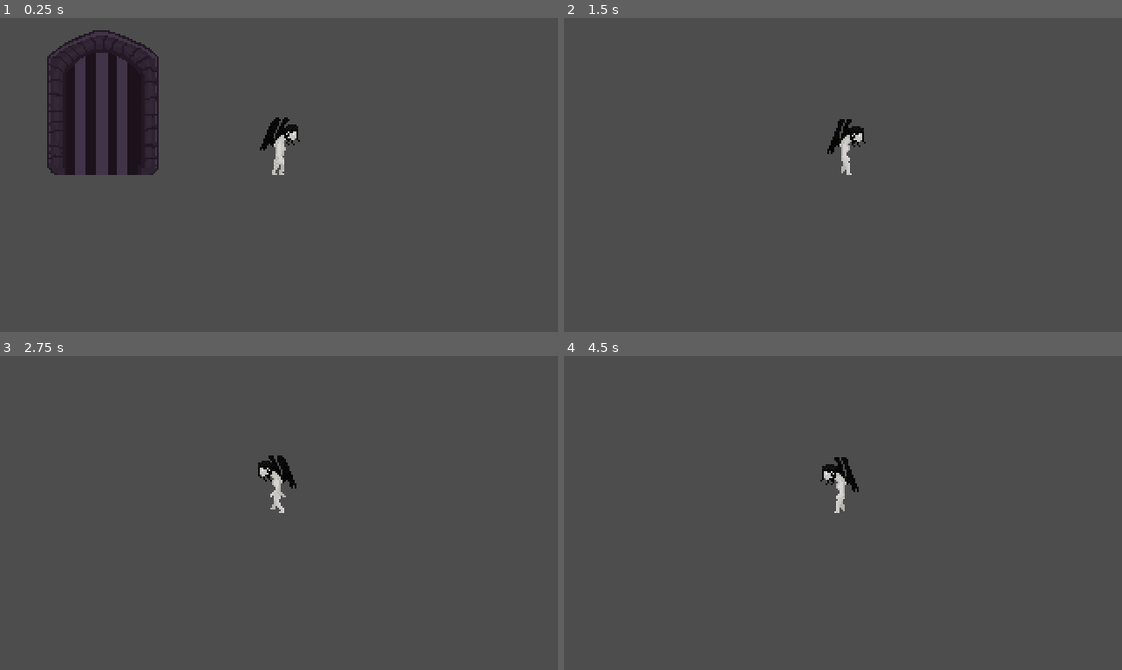
Above: before the commit, frames 1-4 (two rows, left to right).
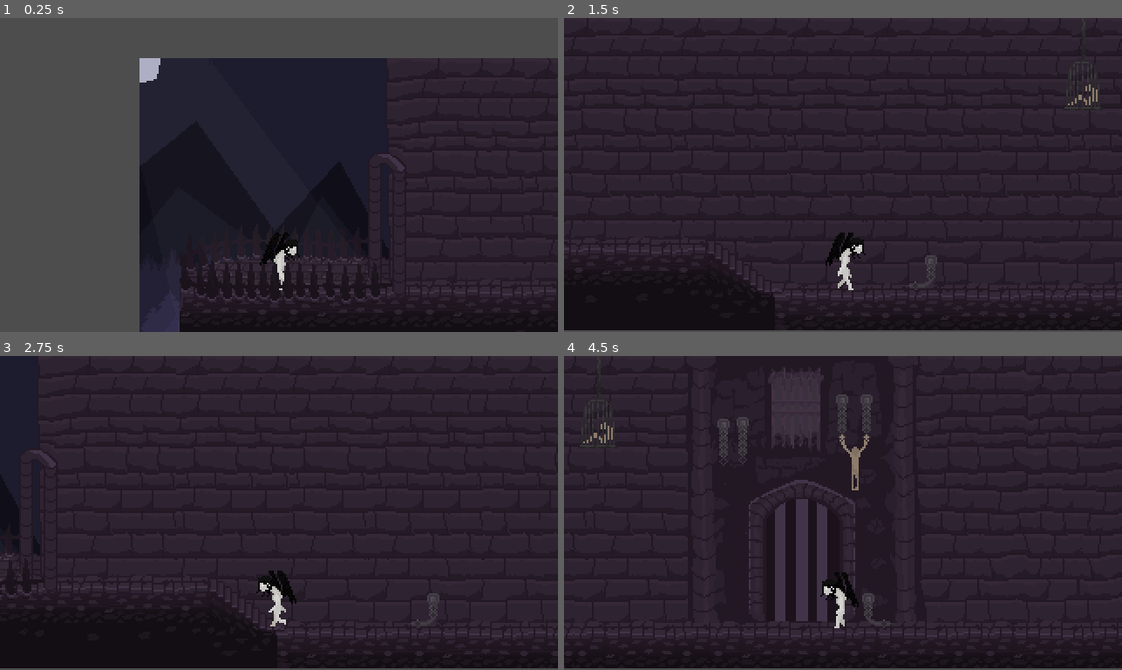
Above: after the commit, the same moments.

Repository: dylanschubart/godot-4-vampire-game
Game: Godot game, scene res://world.tscn
The game is run twice, just before and just after one commit, with the same random seed, the same clock (stepped at 60 frames per second) and the same inputs.
Inputs:
- Up to frame 1 (0.25 s): no input
- Up to frame 2 (1.5 s): hold D (WalkRight) from 0.53 s (still down); tap E (Interact) at 0.6, 1.35 s; tap Space (Jump) at 0.77 s
- Up to frame 3 (2.75 s): tap Space (Jump) at 1.52 s; release D (WalkRight) at 2.03 s; hold A (WalkLeft) from 2.03 s (still down); tap E (Interact) at 2.1 s
- Up to frame 4 (4.5 s): release A (WalkLeft) at 2.78 s; hold D (WalkRight) 2.78-4.28 s; tap E (Interact) at 2.85, 3.6, 4.35 s; tap Space (Jump) at 3.02, 3.77 s; hold A (WalkLeft) from 4.28 s (still down)

The runs differ from the first frame. In frame 1, 72% of the frame differs, in the area x 8-100%, y 3-100%; in frame 2, 99%; in frame 3, 99%, in the area x 0-100%, y 0-100%; in frame 4, 99%.

Commit message:
added new sprites for Hub World

Diff:
--- a/Scenes/Player.tscn
+++ b/Scenes/Player.tscn
@@ -410,6 +410,7 @@
 }
 
 [node name="Camera2D" type="Camera2D" parent="."]
+position = Vector2(0, -66)
 
 [node name="Area2D" type="Area2D" parent="."]
 
--- a/world.tscn
+++ b/world.tscn
@@ -1,11 +1,17 @@
-[gd_scene load_steps=7 format=3 uid="uid://cotvapss3xvi"]
+[gd_scene load_steps=11 format=3 uid="uid://cotvapss3xvi"]
 
+[ext_resource type="Texture2D" uid="uid://oho6uwwsw2a4" path="res://Assets/Environment/dungeon/Hub_Background.png" id="1_o0e5a"]
 [ext_resource type="PackedScene" uid="uid://dmno3a63ki8kl" path="res://Scenes/Player.tscn" id="1_oavew"]
+[ext_resource type="Texture2D" uid="uid://gk6xgs6ybjst" path="res://Assets/Environment/dungeon/Hub_Foreground.png" id="2_btgch"]
 [ext_resource type="PackedScene" uid="uid://c10i6xtnpw0g2" path="res://Scenes/Objects/LevelSelect.tscn" id="2_uehoe"]
+[ext_resource type="Texture2D" uid="uid://maa28ki6ngm7" path="res://Assets/Environment/dungeon/DoorRightForeground.png" id="3_ipaq6"]
 [ext_resource type="PackedScene" uid="uid://b5mrbp81j7btc" path="res://Scenes/Objects/door.tscn" id="3_pwwuf"]
 
 [sub_resource type="RectangleShape2D" id="RectangleShape2D_ys3on"]
-size = Vector2(848, 20)
+size = Vector2(216, 20)
+
+[sub_resource type="RectangleShape2D" id="RectangleShape2D_fi2jh"]
+size = Vector2(485, 23)
 
 [sub_resource type="RectangleShape2D" id="RectangleShape2D_gseom"]
 size = Vector2(20, 234)
@@ -14,43 +20,73 @@
 
 [node name="World" type="Node2D"]
 
+[node name="HubBackground" type="Sprite2D" parent="."]
+z_index = -2
+position = Vector2(-27, -90)
+texture = ExtResource("1_o0e5a")
+
+[node name="HubForeground" type="Sprite2D" parent="HubBackground"]
+z_index = 3
+texture = ExtResource("2_btgch")
+
+[node name="DoorRightForeground" type="Sprite2D" parent="HubBackground"]
+z_index = 1
+position = Vector2(351, 0)
+texture = ExtResource("3_ipaq6")
+
+[node name="Ground" type="StaticBody2D" parent="HubBackground"]
+position = Vector2(27, 90)
+
+[node name="CollisionShape2D" type="CollisionShape2D" parent="HubBackground/Ground"]
+position = Vector2(-276, -37)
+shape = SubResource("RectangleShape2D_ys3on")
+
+[node name="StaticBody2D" type="StaticBody2D" parent="HubBackground"]
+position = Vector2(-124, 55)
+
+[node name="CollisionPolygon2D" type="CollisionPolygon2D" parent="HubBackground/StaticBody2D"]
+polygon = PackedVector2Array(20, 12, -17, 12, -17, -12)
+
+[node name="Ground2" type="StaticBody2D" parent="HubBackground"]
+position = Vector2(54, 180)
+
+[node name="CollisionShape2D" type="CollisionShape2D" parent="HubBackground/Ground2"]
+position = Vector2(84.5, -101.5)
+shape = SubResource("RectangleShape2D_fi2jh")
+
 [node name="LevelSelect" parent="." instance=ExtResource("2_uehoe")]
-position = Vector2(238, 0)
-
-[node name="Ground" type="StaticBody2D" parent="."]
-
-[node name="CollisionShape2D" type="CollisionShape2D" parent="Ground"]
-position = Vector2(0, 10)
-shape = SubResource("RectangleShape2D_ys3on")
+position = Vector2(277, -23)
 
 [node name="WallRight" type="StaticBody2D" parent="."]
 
 [node name="CollisionShape2D" type="CollisionShape2D" parent="WallRight"]
-position = Vector2(434, -97)
+position = Vector2(364, -105)
 shape = SubResource("RectangleShape2D_gseom")
 debug_color = Color(0.682353, 0.376471, 0.847059, 0.419608)
 
 [node name="WallLeft" type="StaticBody2D" parent="."]
 
 [node name="CollisionShape2D" type="CollisionShape2D" parent="WallLeft"]
-position = Vector2(-434, -97)
+position = Vector2(-394, -97)
 shape = SubResource("RectangleShape2D_gseom")
 debug_color = Color(0.682353, 0.376471, 0.847059, 0.419608)
 
 [node name="Box" type="StaticBody2D" parent="."]
+position = Vector2(0, -23)
 
 [node name="CollisionShape2D" type="CollisionShape2D" parent="Box"]
 position = Vector2(39, -10)
 shape = SubResource("RectangleShape2D_nb8wi")
 
 [node name="Box2" type="StaticBody2D" parent="."]
-position = Vector2(20, 0)
+position = Vector2(20, -23)
 
 [node name="CollisionShape2D" type="CollisionShape2D" parent="Box2"]
 position = Vector2(39, -10)
 shape = SubResource("RectangleShape2D_nb8wi")
 
 [node name="Door" parent="." instance=ExtResource("3_pwwuf")]
-position = Vector2(-101, 0)
+position = Vector2(164, -27)
 
 [node name="Player" parent="." instance=ExtResource("1_oavew")]
+position = Vector2(-328, -52)
Binary file added: Assets/Environment/dungeon/DoorRight.png
Not shown, added: Assets/Environment/dungeon/DoorRight.png.import
Binary file added: Assets/Environment/dungeon/DoorRightForeground.png
Not shown, added: Assets/Environment/dungeon/DoorRightForeground.png.import
Binary file added: Assets/Environment/dungeon/Hub_Background.png
Not shown, added: Assets/Environment/dungeon/Hub_Background.png.import
Binary file added: Assets/Environment/dungeon/Hub_Foreground.png
Not shown, added: Assets/Environment/dungeon/Hub_Foreground.png.import
